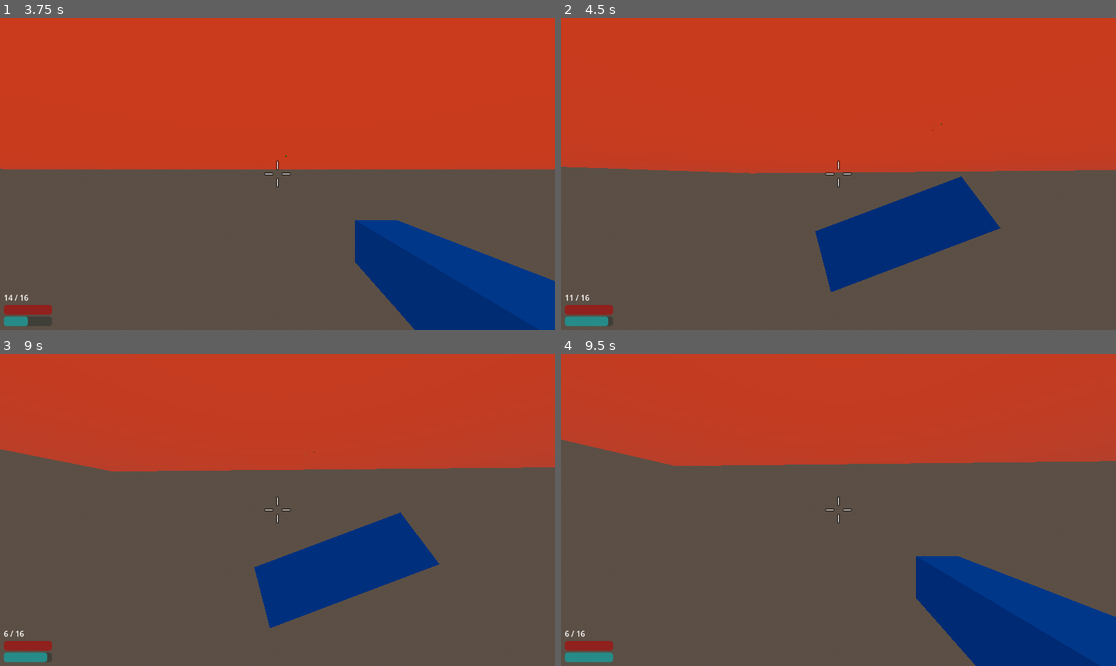
Above: before the commit, frames 1-4 (two rows, left to right).
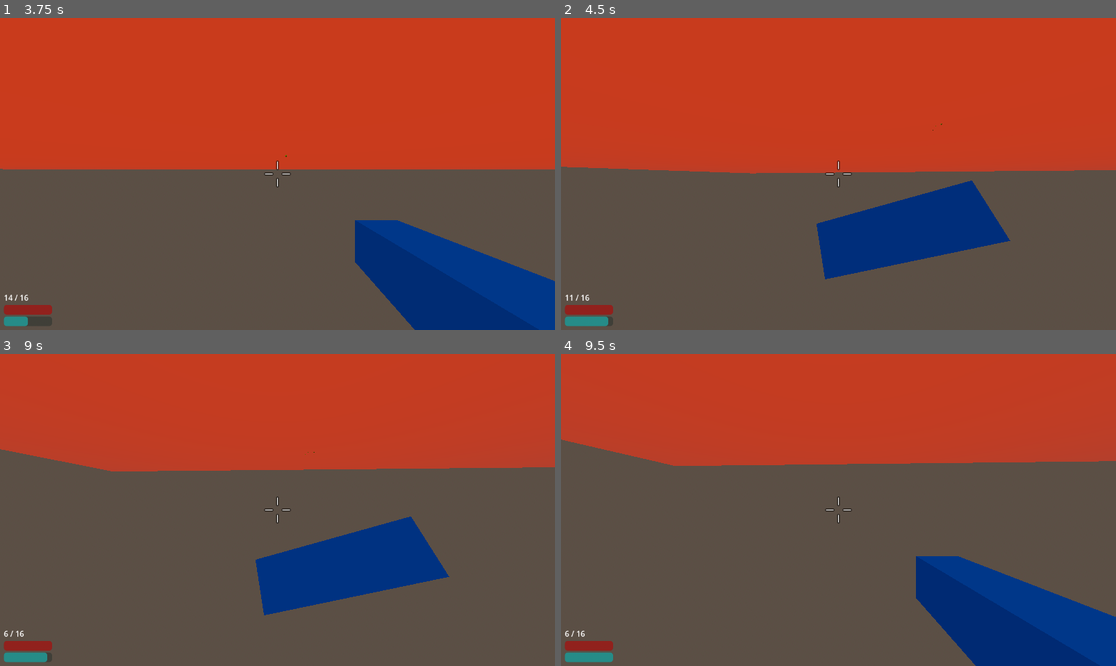
Above: after the commit, the same moments.

Repository: rsrasmu2/Brackeys2025
Game: Godot game, scene res://assets/main/main.tscn
Same seed, same stepped clock (60 frames per second), same inputs: the game is played once before the commit and once after it.
Inputs (mouse positions are in pixels of both pictures, inside the frame that each line leads up to):
- Up to frame 1 (3.75 s): tap Enter at 0.5 s; move the mouse to (305, 174) at 0.52 s; hold Shift (dash) 0.53-1.28 s; hold W (move_forward) from 0.53 s (still down); tap Space (jump) at 0.77, 1.52, 3.02 s; move the mouse to (249, 174) at 1.27 s; click (249, 174) at 1.35 s; move the mouse to (288, 167) at 2.02 s; hold Right mouse button (melee) 2.03-2.78 s; move the mouse to (271, 180) at 2.77 s; tap Shift (dash) at 2.85 s; move the mouse to (316, 177) at 3.52 s; press the mouse at (316, 177) at 3.53 s
- Up to frame 2 (4.5 s): keep holding W (move_forward); tap Space (jump) at 3.77 s; move the mouse to (794, 170) at 4.27 s; release the mouse at (794, 170) at 4.28 s; right-click (794, 170) at 4.35 s
- Up to frame 3 (9 s): tap Space (jump) at 4.52, 6.02, 6.77, 7.52 s; move the mouse to (283, 510) at 5.02 s; hold Shift (dash) 5.03-5.78 s; move the mouse to (255, 503) at 5.77 s; release W (move_forward) at 5.78 s; hold D (move_right) 5.78-6.53 s; click (255, 503) at 5.85 s; move the mouse to (305, 510) at 6.52 s; hold Right mouse button (melee) 6.53-7.28 s; hold W (move_forward) 6.53-8.78 s; move the mouse to (249, 510) at 7.27 s; tap Shift (dash) at 7.35 s; move the mouse to (288, 503) at 8.02 s; press the mouse at (288, 503) at 8.03 s; move the mouse to (271, 516) at 8.77 s; release the mouse at (271, 516) at 8.78 s; hold A (move_left) from 8.78 s (still down); right-click (271, 516) at 8.85 s
- Up to frame 4 (9.5 s): keep holding A (move_left); tap Space (jump) at 9.02 s

Frame 1 is identical in both runs. In frame 2, 1.2% of the frame differs, in the area x 45-81%, y 50-88%; in frame 3, 1.2%; in frame 4, nothing differs.

Commit message:
Fix gun melee animation

Diff:
--- a/assets/gun/gun.tscn
+++ b/assets/gun/gun.tscn
@@ -44,7 +44,7 @@
 tracks/0/interp = 1
 tracks/0/loop_wrap = true
 tracks/0/keys = {
-"times": PackedFloat32Array(0, 0.13, 0.5),
+"times": PackedFloat32Array(0.0666667, 0.13, 0.5),
 "transitions": PackedFloat32Array(1, 1, 1),
 "update": 0,
 "values": [Vector3(0, 0, 0), Vector3(-0.397861, 1.75748, -0.480813), Vector3(0, 0, 0)]
--- a/assets/player/dash/dash.gd
+++ b/assets/player/dash/dash.gd
@@ -25,7 +25,7 @@
 	$DashTimer.wait_time = dash_duration
 	$Cooldown.wait_time = cooldown
 
-func _process(delta: float) -> void:
+func _process(_delta: float) -> void:
 	if not $Cooldown.is_stopped():
 		var percent: float = 1.0 - ($Cooldown.time_left / $Cooldown.wait_time)
 		emit_signal(cooldown_changed.get_name(), percent)
